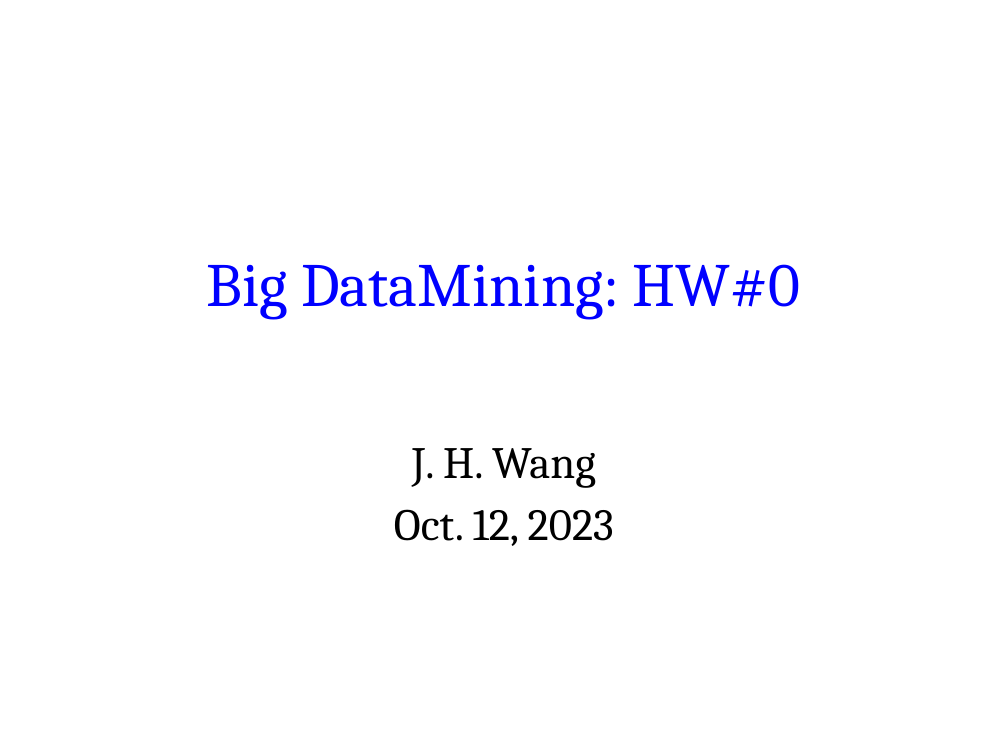
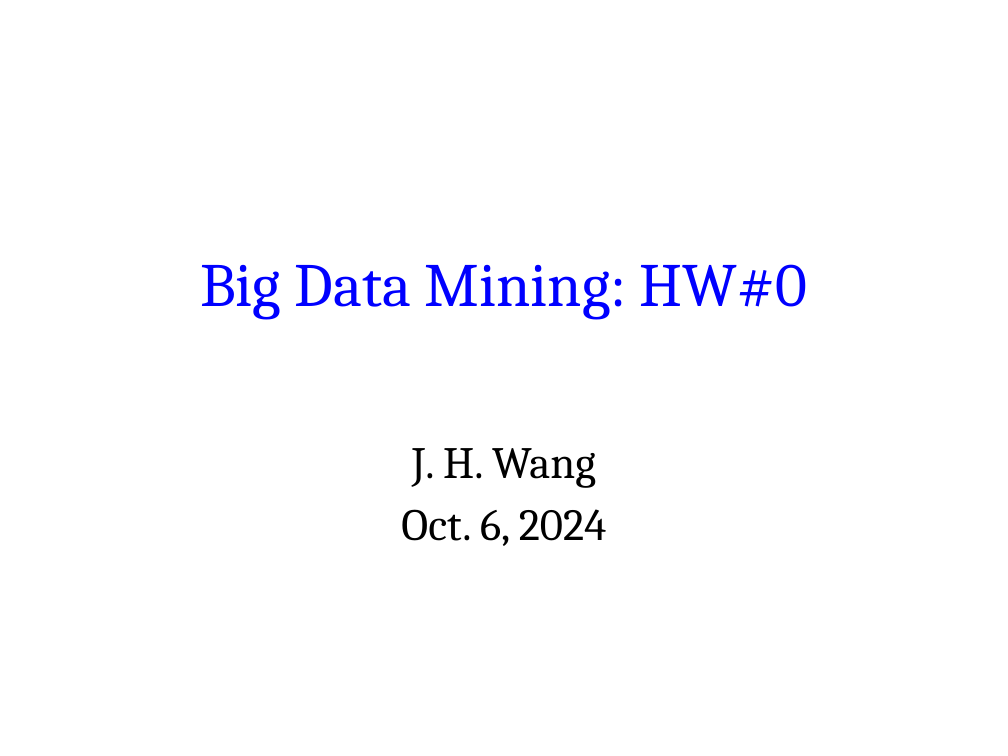
Before and after one commit to chriswjh/chriswjh.github.io, a slide deck: slide 1 of BDM/HW0.pptx. Drawn at 1008x756 pixels with LibreOffice and Linux fonts; fonts in the diff are those of the drawing. Boxes give left, top, right and bottom in pixels: in the first picture for what was removed or moved away, otherwise in the second. Text is boxed around its words. In the diff, an @@ line names an element or a change of style, - is before the commit and + after.

```diff
--- a/BDM/HW0.pptx
+++ b/BDM/HW0.pptx
@@ title at box(200, 264, 808, 320): spaces changed @@
-Big DataMining: HW#0
+Big Data Mining: HW#0
@@ subtitle at box(401, 509, 607, 546): text changed @@
-Oct. 12, 2023
+Oct. 6, 2024
```
Also in this commit, not shown: 13 other slides changed, 1 other file.
